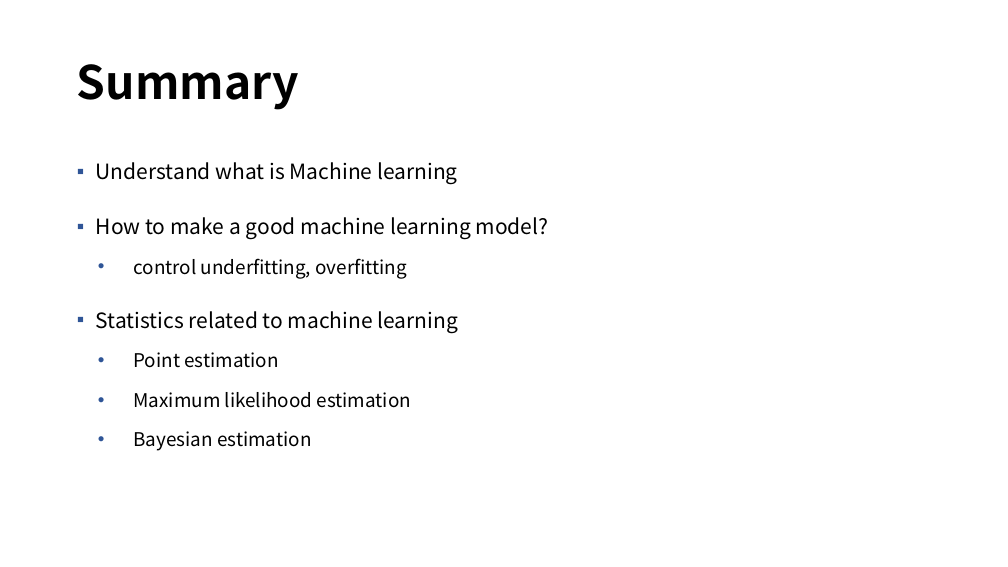
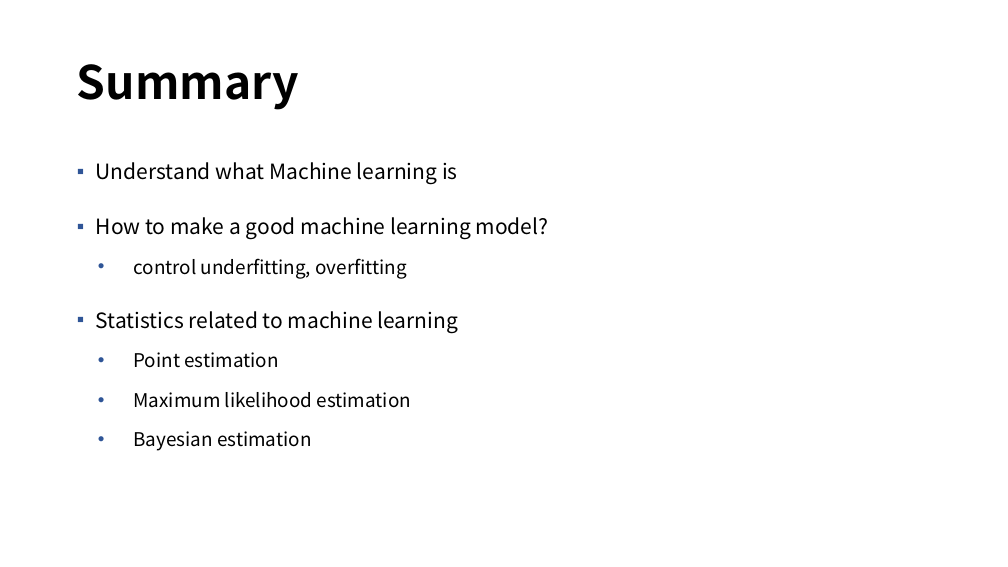
Before and after one commit to mmvv11/GraduateStudies, a slide deck: slide 2 of DeepLearningStudy/5-1. Machine Learning Basics, 230210, 정지운.pptx. Drawn at 1008x567 pixels with LibreOffice and Linux fonts; fonts in the diff are those of the drawing; background and template pictures are left out. Boxes give left, top, right and bottom in pixels: in the first picture for what was removed or moved away, otherwise in the second. Text is boxed around its words. In the diff, an @@ line names an element or a change of style, - is before the commit and + after.

```diff
--- a/DeepLearningStudy/5-1. Machine Learning Basics, 230210, 정지운.pptx
+++ b/DeepLearningStudy/5-1. Machine Learning Basics, 230210, 정지운.pptx
@@ text at bbox=[96, 162, 458, 184]: text changed @@
-▪ Understand what is Machine learning
+▪ Understand what Machine learning is
```
Also in this commit, not shown: 3 other slides changed, 3 slides added.
